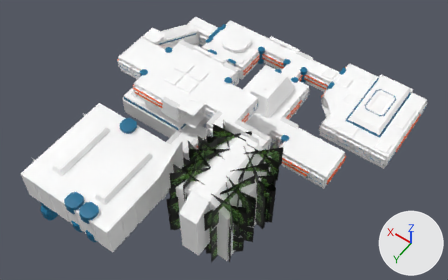
The FBX model game/assets/models/interiorSolid.fbx: old version first, new version second.
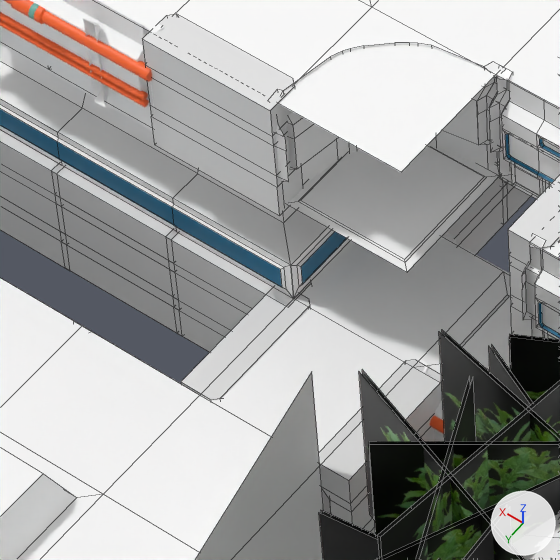
The first picture shows the older version from a camera (50 mm lens) standing at (-4.3, 25.9, 28.4) and looking at (8.0, 8.7, 1.5). The close-ups show both versions on the part from 32% to 47% of the width and 34% to 58% of the height of that picture; other places that the commit changed are outside them. Arrows for +X, +Y and +Z are at lower right; the lights stay in place. The close-ups show mesh edges as thin lines. Where no turn or scale is listed for an object, it has been applied to the vertices.
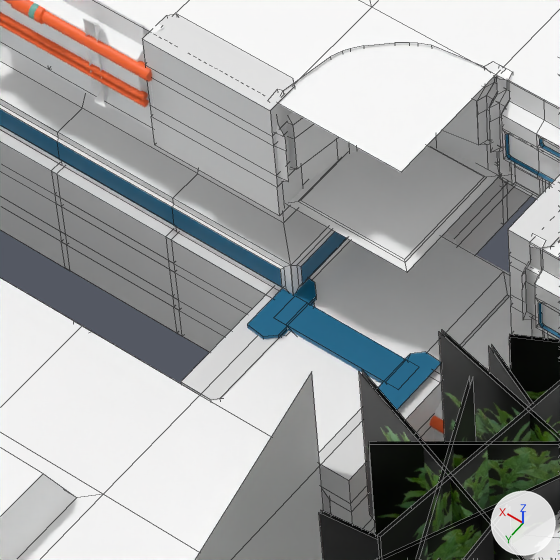
Location of each change, (x1, y1, x2, y2) in pixels of the close-ups (560 x 560 px):
'DoorFrame.003', added (blue)
    after: (274, 296, 419, 389)
'Cube.166', added (blue)
    after: (247, 278, 316, 339)
'Cube.167', added (blue)
    after: (378, 352, 441, 410)

What changed in the scene script:
```text
Add ob_cube_167:
    ob_cube_167 = bpy.data.objects.new('Cube.167', me_cube_013)
    ob_cube_167.location = (8.725, 10.316, 1.493)
    ob_cube_167.rotation_euler = (0.0, 0.0, 3.142)  # degrees (0, 0, 180)
Add ob_cube_166:
    ob_cube_166 = bpy.data.objects.new('Cube.166', me_cube_013)
    ob_cube_166.location = (10.21, 9.951, 1.493)
Add ob_doorframe_003:
    ob_doorframe_003 = bpy.data.objects.new('DoorFrame.003', me_cube_007)
    ob_doorframe_003.location = (9.464, 10.116, 1.51)
    ob_doorframe_003.rotation_euler = (0.0, 0.0, 3.142)  # degrees (0, 0, 180)
```
